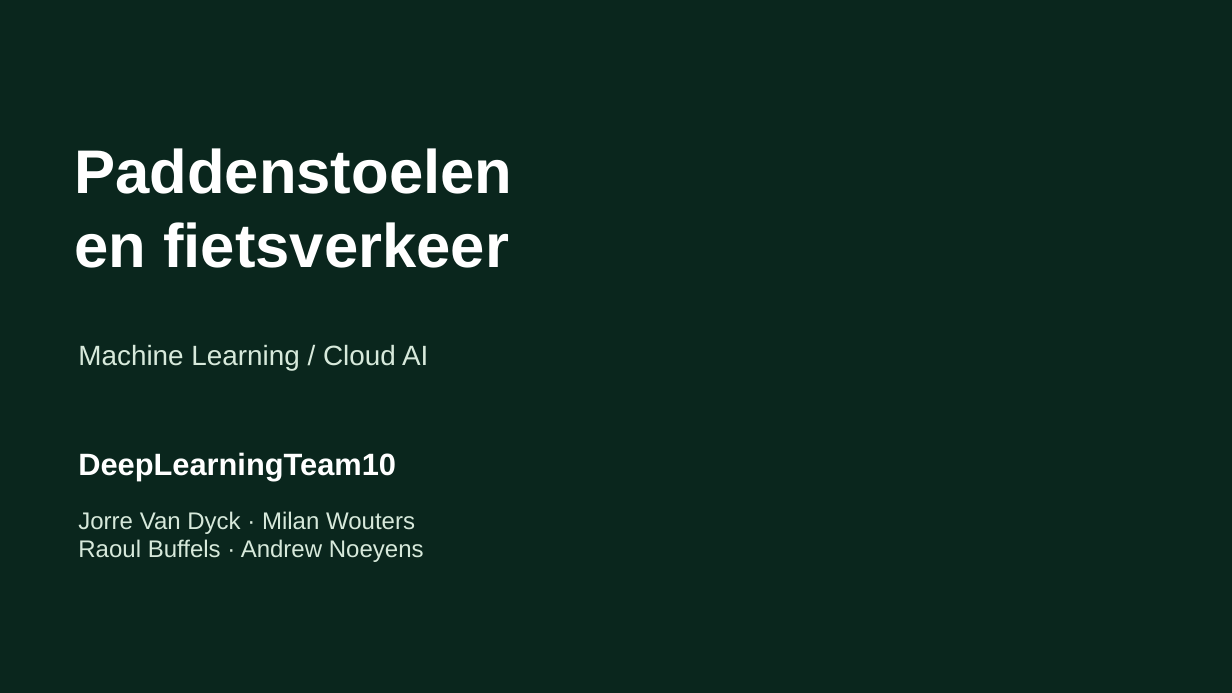
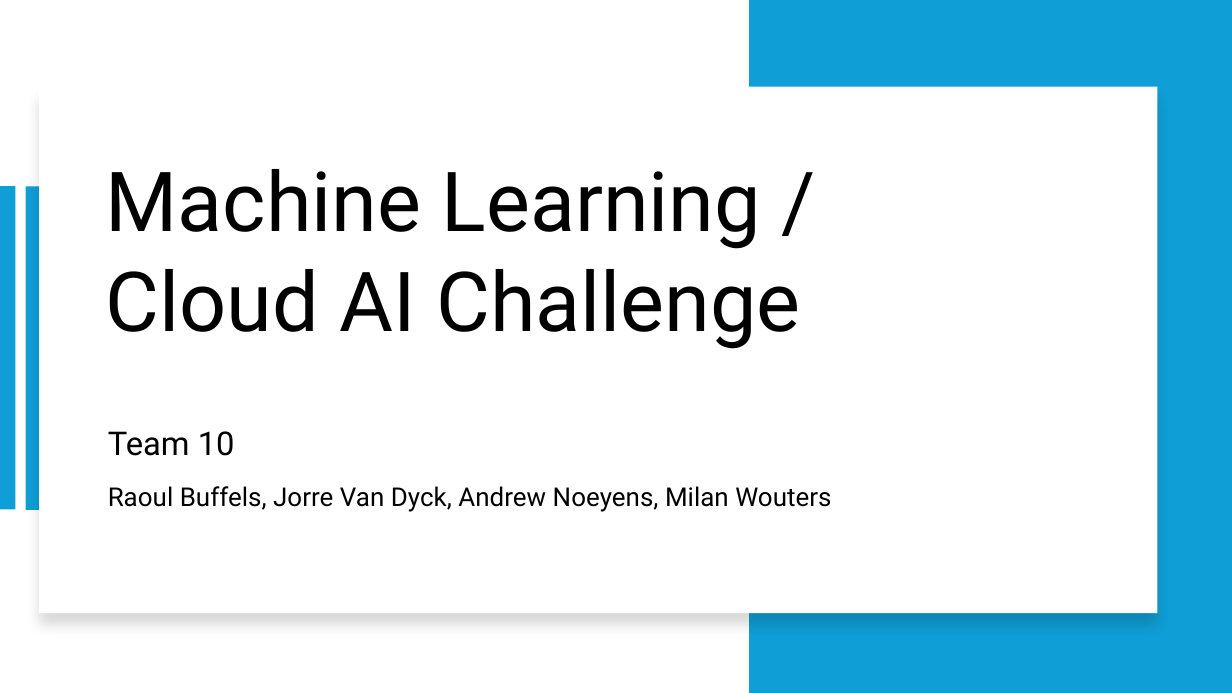
Before and after one commit to JorreVanDyck10/DeepLearningTeam10, a slide deck: slide 1 of Final/Presentatie/Team10_presentatie.pptx. Drawn at 1232x693 pixels with LibreOffice and Linux fonts; fonts in the diff are those of the drawing; background and template pictures are left out. Boxes give left, top, right and bottom in pixels: in the first picture for what was removed or moved away, otherwise in the second. Text is boxed around its words. In the diff, an @@ line names an element or a change of style, - is before the commit and + after.

Commit message:
Replace final presentation and add Raoul Citi Bike speaking text [skip render]

```diff
--- a/Final/Presentatie/Team10_presentatie.pptx
+++ b/Final/Presentatie/Team10_presentatie.pptx
@@ background picture (left out) to #FFFFFF @@
@@ rectangle added at box(750, 0, 1232, 693), fill #0F9ED5 @@
@@ rectangle added at box(39, 87, 1157, 614), fill #FFFFFF @@
@@ text removed at box(75, 148, 513, 268) @@
-Paddenstoelen
-en fietsverkeer
@@ text at box(106, 169, 801, 349): text changed; size 21.8 to 64.5 pt; font Arial to Roboto; text colour #D7E9DB to #000000 @@
-Machine Learning / Cloud AI
+Machine Learning /
+Cloud AI Challenge
@@ rectangle added at box(0, 186, 15, 510), fill #0F9ED5 @@
@@ rectangle added at box(25, 186, 41, 510), fill #0F9ED5 @@
@@ text added at box(108, 431, 235, 456), 25.5 pt, text #000000 @@
+Team 10
@@ text removed at box(78, 452, 396, 480) @@
-DeepLearningTeam10
@@ text at box(108, 486, 831, 512): text changed; size 18.8 to 20.2 pt; font Arial to Roboto; text colour #D7E9DB to #000000 @@
-Jorre Van Dyck · Milan Wouters
-Raoul Buffels · Andrew Noeyens
+Raoul Buffels, Jorre Van Dyck, Andrew Noeyens, Milan Wouters
```
Also in this commit, not shown: 26 slides added, 11 slides removed, 5 other files.
